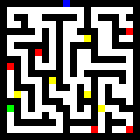
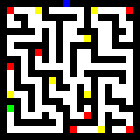
Before/after of a 140px x 140px layered artwork. What changed in the layer stack:
painted on "Layer 0" over [7, 7, 133, 133]
